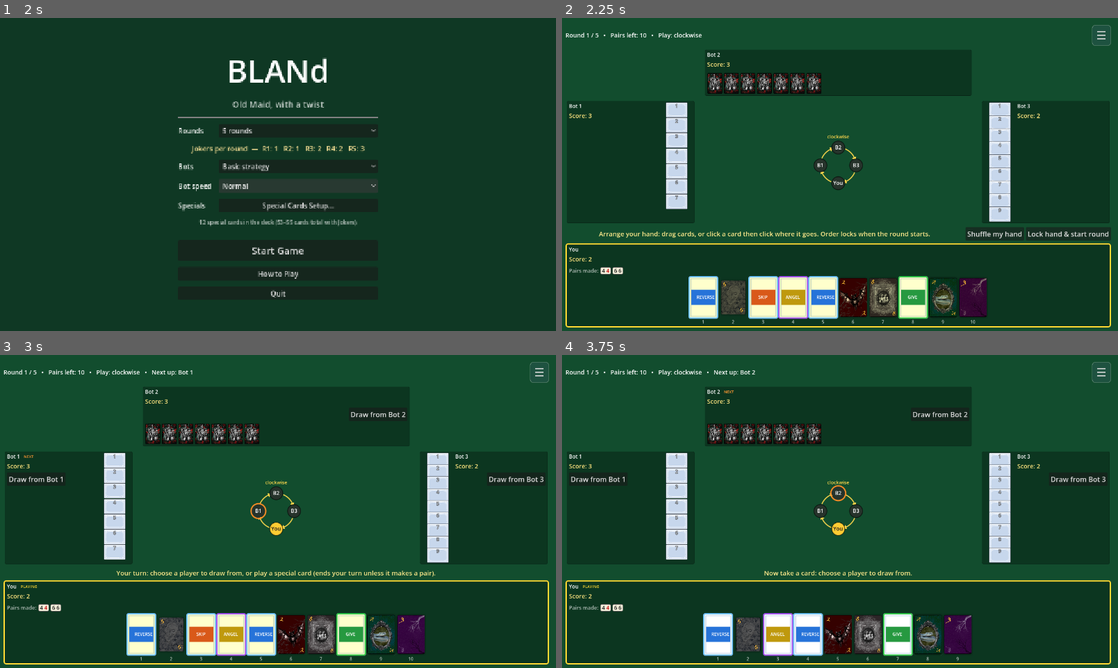
Above: before the commit, frames 1-4 (two rows, left to right).
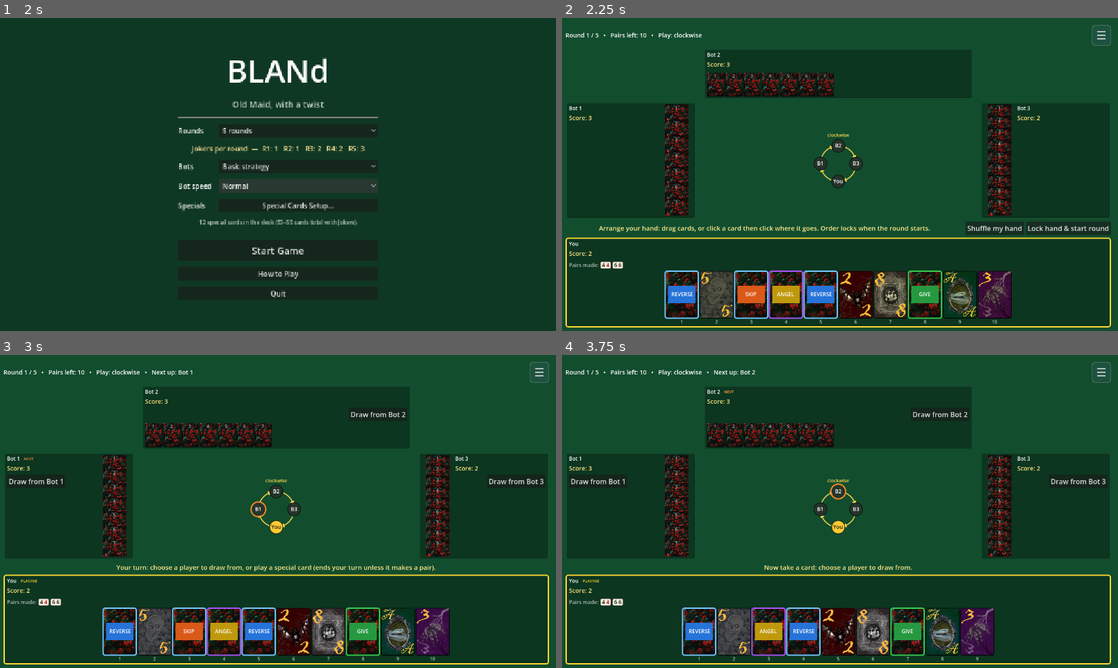
Above: after the commit, the same moments.

Repository: louibasmu/BLANd-
Game: Godot game, scene res://BaseGame/2. MainMenu/main_menu.tscn
The game is run twice, just before and just after one commit, with the same random seed, the same clock (stepped at 60 frames per second) and the same inputs.
Inputs:
- Up to frame 1 (2 s): click "Normal" at 0.5 s; click "Normal" at 1.25 s
- Up to frame 2 (2.25 s): click "Start Game" at 2 s
- Up to frame 3 (3 s): click "Lock hand & start round" at 2.75 s
- Up to frame 4 (3.75 s): click "SKIP" at 3.5 s

Frame 1 is identical in both runs. In frame 2, 16% of the frame differs, in the area x 0-99%, y 17-98%; in frame 3, 15%; in frame 4, 14%.

Commit message:
updated margins of the cards
some cards were smaller than others due to file width and height. now they are all proportional.

Diff:
--- a/game-dev-seminar/BaseGame/1. CoreMechanics/bland_card.gd
+++ b/game-dev-seminar/BaseGame/1. CoreMechanics/bland_card.gd
@@ -155,7 +155,7 @@
 			var r := "A" if rank == 1 else "%02d" % rank
 			return "card_%s.png" % [r]
 		Kind.SPECIAL:
-			return "card_empty.png"   # text is drawn on top for now
+			return "card_back.png"   # text is drawn on top for now
 		_:
 			return "card_joker_black.png"
 
--- a/game-dev-seminar/BaseGame/5. CardTable/game_table.gd
+++ b/game-dev-seminar/BaseGame/5. CardTable/game_table.gd
@@ -13,9 +13,10 @@
 # Folder holding the card pictures; _tex() loads them from here by file name.
 const CARD_DIR := "res://Card Assets/"
 # Card sizes in pixels: big for the human's own hand, small for the opponents' face-down cards.
-const BIG_CARD := Vector2(78, 111)
-const SMALL_CARD := Vector2(40, 57)
-const SIDE_CARD := Vector2(57, 40)
+#5 to 7 ratio on the width and height
+const BIG_CARD := Vector2(90, 126)
+const SMALL_CARD := Vector2(45, 63)
+const SIDE_CARD := Vector2(63, 45)
 const MAX_MIDDLE_HEIGHT := 440.0
 # Seat number of the human player (always 0).
 const HUMAN := 0
@@ -583,6 +584,7 @@
 		var path := CARD_DIR + file
 		_tex_cache[file] = load(path) if ResourceLoader.exists(path) else null
 	return _tex_cache[file]
+
 
 
 func _layout_side_cards(cards: Control) -> void:
Not shown, added: game-dev-seminar/Card Assets/Dodge8 (1).wav.import
Binary file changed: game-dev-seminar/Card Assets/card_02.png
Binary file changed: game-dev-seminar/Card Assets/card_03.png
Binary file changed: game-dev-seminar/Card Assets/card_04.png
Binary file changed: game-dev-seminar/Card Assets/card_05.png
Binary file changed: game-dev-seminar/Card Assets/card_06.png
Binary file changed: game-dev-seminar/Card Assets/card_07.png
Binary file changed: game-dev-seminar/Card Assets/card_08.png
Binary file changed: game-dev-seminar/Card Assets/card_09.png
Binary file changed: game-dev-seminar/Card Assets/card_10.png
Binary file changed: game-dev-seminar/Card Assets/card_A.png
Binary file changed: game-dev-seminar/Card Assets/card_back.png
(and 112 more such lines)
